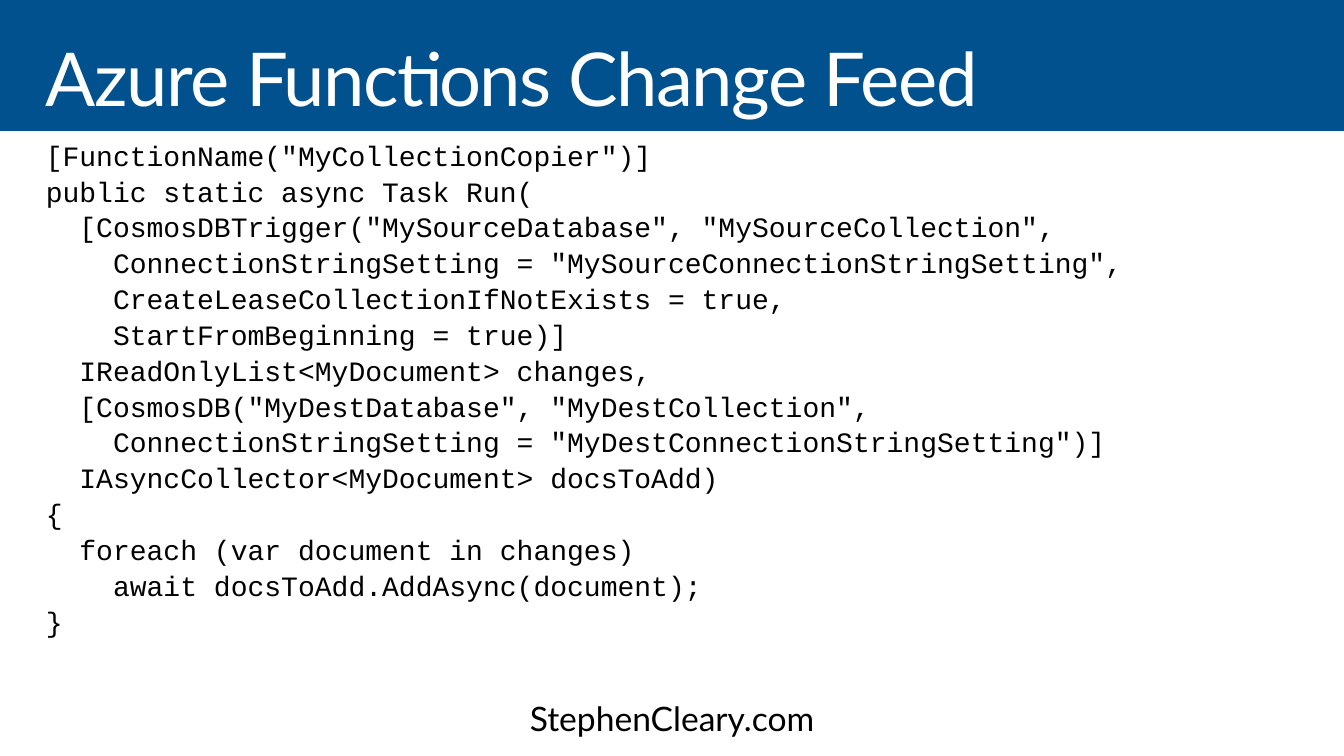
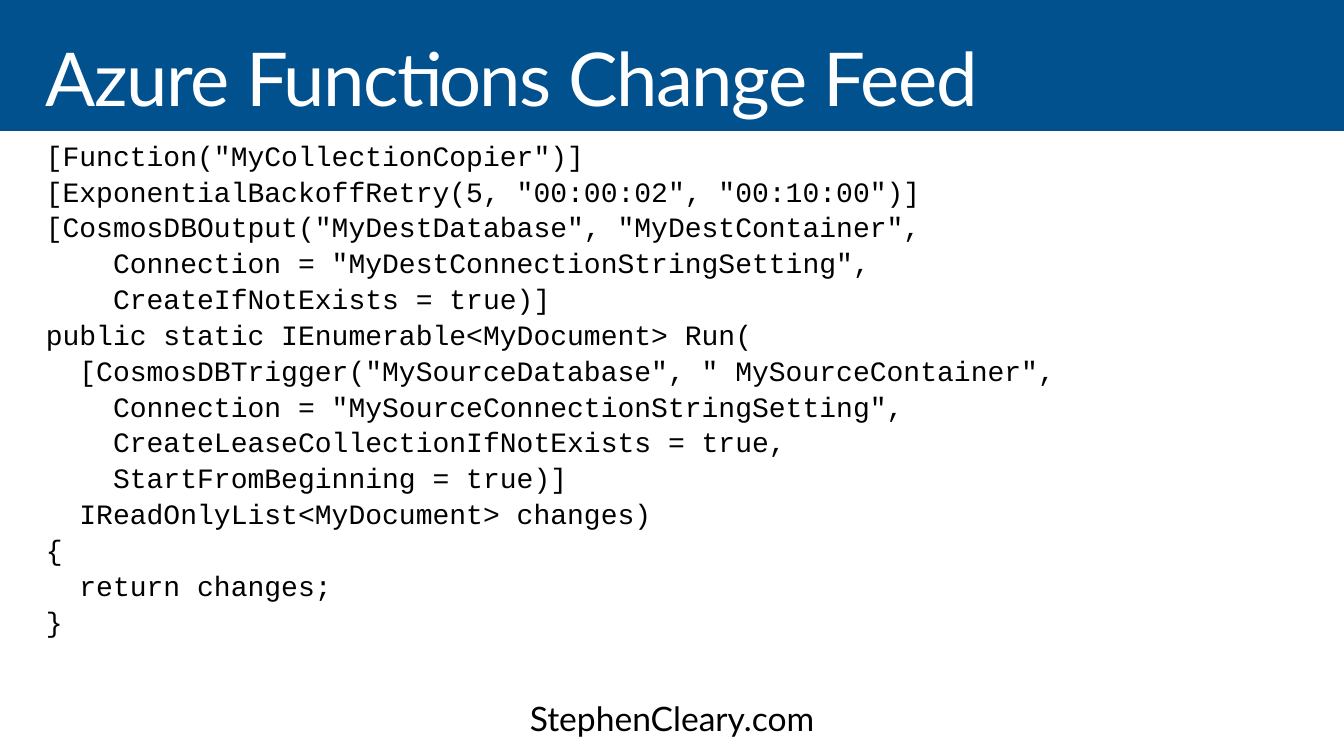
Before and after one commit to StephenCleary/Presentations, a slide deck: slide 57 of CosmosDB/CosmosDB - 16.9.pptx (slide 54 before the commit). Drawn at 1344x756 pixels with LibreOffice and Linux fonts; fonts in the diff are those of the drawing. Boxes give left, top, right and bottom in pixels: in the first picture for what was removed or moved away, otherwise in the second. Text is boxed around its words. In the diff, an @@ line names an element or a change of style, - is before the commit and + after.

```diff
--- a/CosmosDB/CosmosDB - 16.9.pptx
+++ b/CosmosDB/CosmosDB - 16.9.pptx
@@ text at (46,146,1055,423): text changed @@
-[FunctionName("MyCollectionCopier")]
-public static async Task Run(
-[CosmosDBTrigger("MySourceDatabase", "MySourceCollection",
-ConnectionStringSetting = "MySourceConnectionStringSetting",
+[Function("MyCollectionCopier")]
+[ExponentialBackoffRetry(5, "00:00:02", "00:10:00")]
+[CosmosDBOutput("MyDestDatabase", "MyDestContainer",
+Connection = "MyDestConnectionStringSetting",
+CreateIfNotExists = true)]
+public static IEnumerable<MyDocument> Run(
+[CosmosDBTrigger("MySourceDatabase", " MySourceContainer",
+Connection = "MySourceConnectionStringSetting",
@@ text at (79,504,652,530): text changed @@
-IReadOnlyList<MyDocument> changes,
-[CosmosDB("MyDestDatabase", "MyDestCollection",
-ConnectionStringSetting = "MyDestConnectionStringSetting")]
-IAsyncCollector<MyDocument> docsToAdd)
+IReadOnlyList<MyDocument> changes)
@@ text at (79,576,332,602): text changed @@
-foreach (var document in changes)
-await docsToAdd.AddAsync(document);
+return changes;
```
Also in this commit, not shown: 23 other slides changed, 3 slides added, 5 other files.
